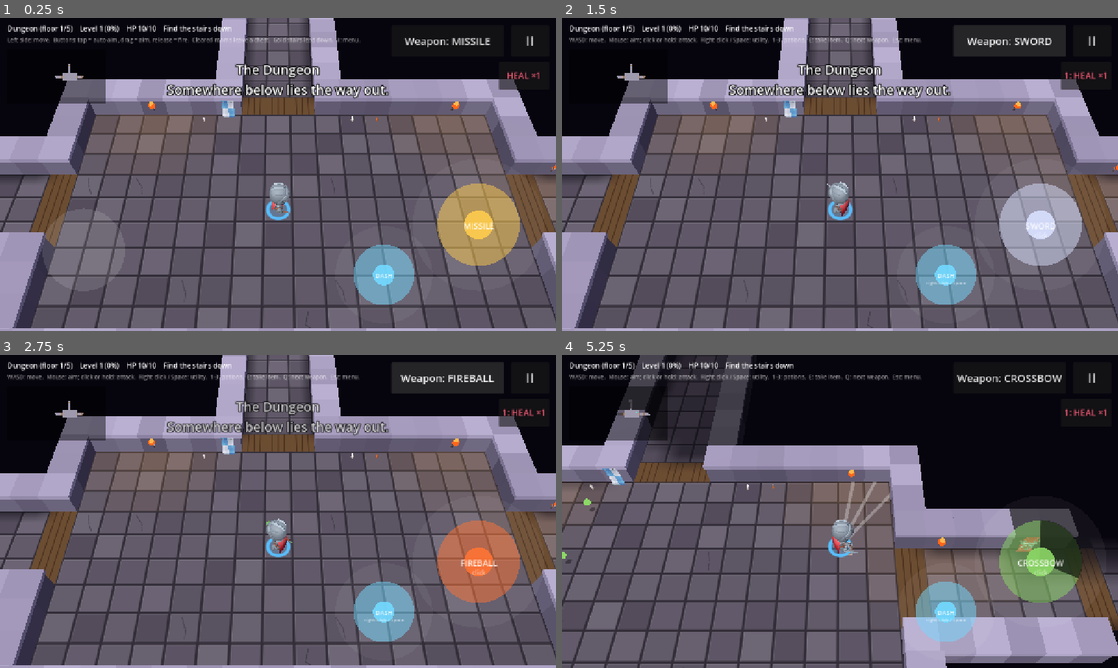
Above: before the commit, frames 1-4 (two rows, left to right).
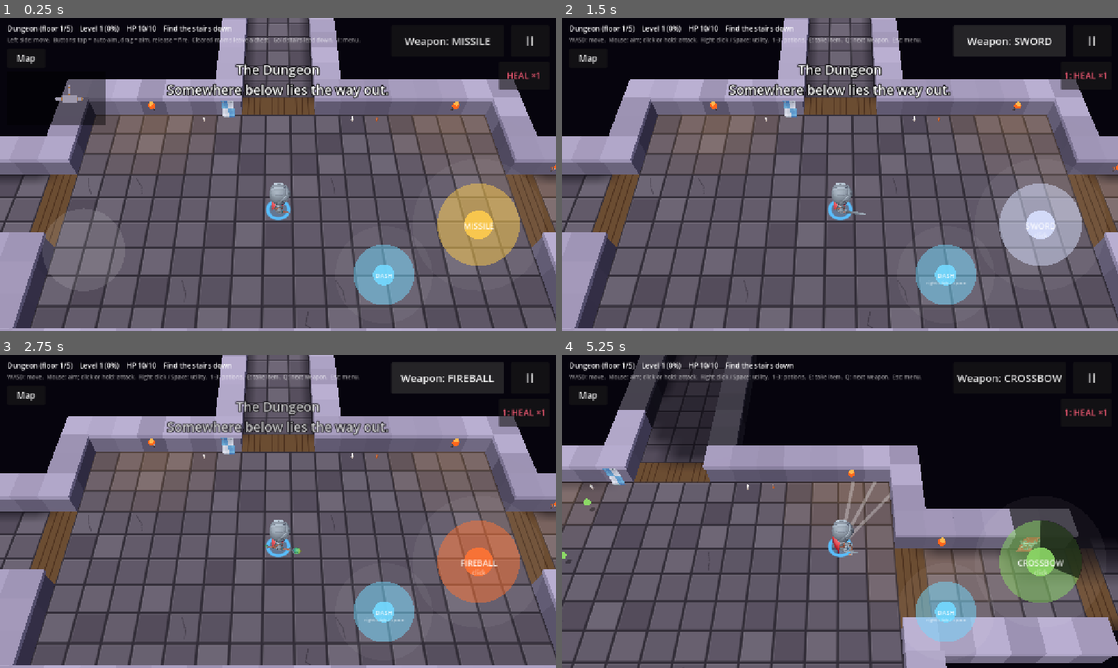
Above: after the commit, the same moments.

Repository: Zenb0t/toto
Game: Godot game, scene res://scenes/main.tscn
The game is run twice, just before and just after one commit, with the same random seed, the same clock (stepped at 60 frames per second) and the same inputs.
Inputs (mouse positions are in pixels of both pictures, inside the frame that each line leads up to):
- Up to frame 1 (0.25 s): no input
- Up to frame 2 (1.5 s): click (589, 58) at 0.5 s, where only the run after the commit has a clickable "Map"; click "Weapon: MISSILE" at 1.25 s
- Up to frame 3 (2.75 s): click "Weapon: SWORD" at 2 s
- Up to frame 4 (5.25 s): click "Weapon: FIREBALL" at 2.75 s; tap Enter at 3.5 s; move the mouse to (962, 495) at 3.52 s; press the mouse at (962, 495) at 3.53 s; hold D (move_right) 3.53-4.25 s; tap Space at 3.77 s; release the mouse at (962, 495) at 4.25 s; drag from (728, 527) to (812, 574) at 4.27 s; move the mouse to (895, 442) at 5.02 s; hold D (move_right) from 5.03 s (still down); tap 2 (drink_potion_2) at 5.1 s; click (895, 442) at 5.17 s

The runs differ from the first frame. In frame 1, 0.9% of the frame differs, in the area x 3-19%, y 11-35%; in frame 2, 0.9%; in frame 3, 1.0%; in frame 4, 1.2%, in the area x 3-19%, y 10-28%.

Commit message:
Let the player show or hide the minimap (Map button, M key), remembered across runs
Co-Authored-By: Claude Sonnet 5.5 <noreply@anthropic.com>
Claude-Session: https://claude.ai/code/session_01NBTQhKDyHsFYvgbDwCJ3N2

Diff:
--- a/project.godot
+++ b/project.godot
@@ -89,6 +89,11 @@
 "events": [Object(InputEventKey,"resource_local_to_scene":false,"resource_name":"","device":-1,"window_id":0,"alt_press …(190 unchanged characters)…
 ]
 }
+toggle_minimap={
+"deadzone": 0.2,
+"events": [Object(InputEventKey,"resource_local_to_scene":false,"resource_name":"","device":-1,"window_id":0,"alt_pressed":false,"shift_pressed":false,"meta_pressed":false,"ctrl_pressed":false,"pressed":false,"keycode":0,"physical_keycode":77,"key_label":0,"unicode":0,"location":0,"echo":false,"script":null)
+]
+}
 
 [layer_names]
 
--- a/scenes/main.tscn
+++ b/scenes/main.tscn
@@ -43,6 +43,15 @@
 focus_mode = 0
 theme_override_font_sizes/font_size = 24
 text = "Weapon: MISSILE"
+
+[node name="MapToggle" type="Button" parent="Hud"]
+offset_left = 16.0
+offset_top = 70.0
+offset_right = 104.0
+offset_bottom = 114.0
+focus_mode = 0
+theme_override_font_sizes/font_size = 20
+text = "Map"
 
 [node name="Arrival" type="Label" parent="Hud"]
 anchors_preset = 10
--- a/scripts/main.gd
+++ b/scripts/main.gd
@@ -53,6 +53,7 @@
 @onready var _hud_layer: CanvasLayer = $Hud
 @onready var _hud: Label = $Hud/Status
 @onready var _help: Label = $Hud/Help
+@onready var _map_toggle: Button = $Hud/MapToggle
 @onready var _weapon_switch: Button = $Hud/WeaponSwitch
 @onready var _loot_card: LootCard = $Hud/LootCard
 @onready var _potion_bar: PotionBar = $Hud/PotionBar
@@ -90,6 +91,7 @@
 	_spawn_floor_loot()
 	add_child(_fog)
 	_hud_layer.add_child(_minimap)
+	_minimap.visible = _settings.load_minimap_shown()
 	_update_sight()
 	_progress = _create_progress()
 	_belt.changed.connect(_refresh_potions)
@@ -183,6 +185,7 @@
 	_loot_card.take_pressed.connect(_on_take_pressed)
 	_loot_card.leave_pressed.connect(_close_offer)
 	_potion_bar.drink_requested.connect(_drink)
+	_map_toggle.pressed.connect(_toggle_minimap)
 
 
 func _connect_keyboard_mouse() -> void:
@@ -194,6 +197,7 @@
 	_keyboard_mouse.potion_requested.connect(func(slot: int) -> void: _drink(GameTuning.potion_ids()[slot]))
 	_keyboard_mouse.take_requested.connect(_on_take_pressed)
 	_keyboard_mouse.weapon_switch_requested.connect(_on_weapon_switch_pressed)
+	_keyboard_mouse.minimap_toggle_requested.connect(_toggle_minimap)
 
 
 func _connect_menu() -> void:
@@ -363,6 +367,12 @@
 		pickup.visible = _exploration.is_seen(DungeonView.world_to_cell(pickup.global_position))
 
 
+## Shows or hides the minimap, and remembers the choice for the next floor and the next run.
+func _toggle_minimap() -> void:
+	_minimap.visible = not _minimap.visible
+	_warn_if_failed(_settings.save_minimap_shown(_minimap.visible), "the minimap setting")
+
+
 ## Lava burns whoever stands in it; shallow water slows whoever wades through it.
 func _apply_terrain(delta: float) -> void:
 	_burn(_player, delta)
--- a/scripts/settings/game_settings.gd
+++ b/scripts/settings/game_settings.gd
@@ -7,6 +7,9 @@
 const _LAYOUT_KEY := "layout"
 const _TUNING_SECTION := "tuning"
 const _TUNING_KEY := "values"
+
+const _MINIMAP_SECTION := "minimap"
+const _MINIMAP_KEY := "shown"
 
 var _store: SettingsStore
 
@@ -34,3 +37,13 @@
 
 func save_tuning(tuning: Tuning) -> Error:
 	return _store.save_section(_TUNING_SECTION, {_TUNING_KEY: tuning.to_dict()})
+
+
+
+## The minimap shows unless the player hid it.
+func load_minimap_shown() -> bool:
+	return _store.load_section(_MINIMAP_SECTION).get(_MINIMAP_KEY, true) == true
+
+
+func save_minimap_shown(shown: bool) -> Error:
+	return _store.save_section(_MINIMAP_SECTION, {_MINIMAP_KEY: shown})
--- a/scripts/ui/keyboard_mouse_controls.gd
+++ b/scripts/ui/keyboard_mouse_controls.gd
@@ -2,7 +2,7 @@
 extends Node
 ## Keyboard and mouse play: WASD or the arrow keys move, the mouse aims, the left button attacks (held, it
 ## keeps attacking), the right button or Space uses the utility, 1-3 drink potions, E takes the item on the
-## floor and Q cycles weapons. Only reports what the player asked for; the composition root decides what it
+## floor, M shows or hides the minimap and Q cycles weapons. Only reports what the player asked for; the composition root decides what it
 ## means. Also tells which kind of play (touch or keyboard and mouse) is in use, following the last one used.
 
 signal mode_changed(mode: InputMode.Kind)
@@ -12,6 +12,7 @@
 signal potion_requested(slot: int)
 signal take_requested
 signal weapon_switch_requested
+signal minimap_toggle_requested
 
 const NO_SLOT := -1
 const POTION_ACTIONS: Array[StringName] = [&"drink_potion_1", &"drink_potion_2", &"drink_potion_3"]
@@ -74,6 +75,8 @@
 		take_requested.emit()
 	elif event.is_action_pressed(&"switch_weapon"):
 		weapon_switch_requested.emit()
+	elif event.is_action_pressed(&"toggle_minimap"):
+		minimap_toggle_requested.emit()
 	else:
 		var slot := _potion_slot(event)
 		if slot == NO_SLOT:
--- a/scripts/ui/minimap_view.gd
+++ b/scripts/ui/minimap_view.gd
@@ -5,8 +5,8 @@
 
 const PIXELS_PER_CELL := 2
 const BACKING_COLOR := Color(0, 0, 0, 0.45)
-## Top left, under the help line.
-const MARGIN := Vector2(16, 72)
+## Top left, under the help line and the button that shows or hides it.
+const MARGIN := Vector2(16, 122)
 
 var _picture := TextureRect.new()
 
--- a/tests/integration/test_keyboard_mouse_controls.gd
+++ b/tests/integration/test_keyboard_mouse_controls.gd
@@ -84,6 +84,16 @@
 	assert_signal_emitted(controls, "weapon_switch_requested")
 
 
+func test_m_asks_to_toggle_the_minimap() -> void:
+	var controls := _controls()
+	watch_signals(controls)
+
+	_key(KEY_M)
+	await wait_process_frames(1)
+
+	assert_signal_emitted(controls, "minimap_toggle_requested")
+
+
 func test_clicking_a_button_on_screen_does_not_attack() -> void:
 	var controls := _controls()
 	var button := Button.new()
--- a/tests/unit/test_game_settings.gd
+++ b/tests/unit/test_game_settings.gd
@@ -56,3 +56,13 @@
 	config.save(PATH)
 
 	assert_eq(_settings().load_layout().diameter_of(ControlLayout.ATTACK), 250.0)
+
+
+func test_the_minimap_shows_until_the_player_hides_it() -> void:
+	assert_true(_settings().load_minimap_shown())
+
+
+func test_a_hidden_minimap_stays_hidden_next_time_the_game_starts() -> void:
+	assert_eq(_settings().save_minimap_shown(false), OK)
+
+	assert_false(_settings().load_minimap_shown())
Not shown, changed: README.md
Not shown, changed: docs/design.md
